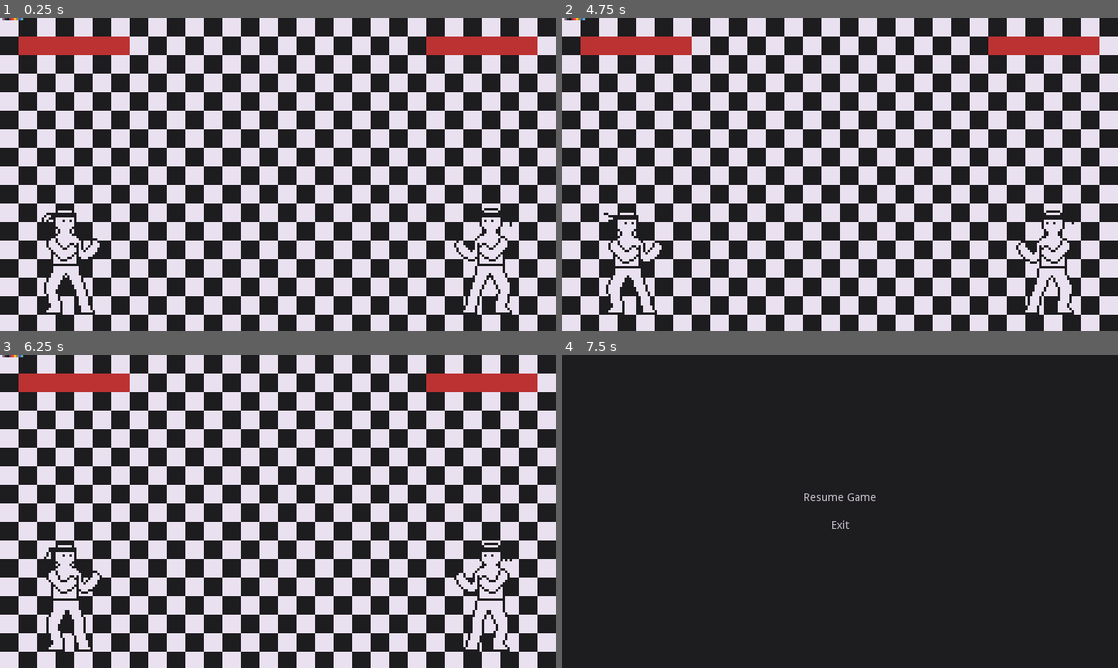
Above: before the commit, frames 1-4 (two rows, left to right).
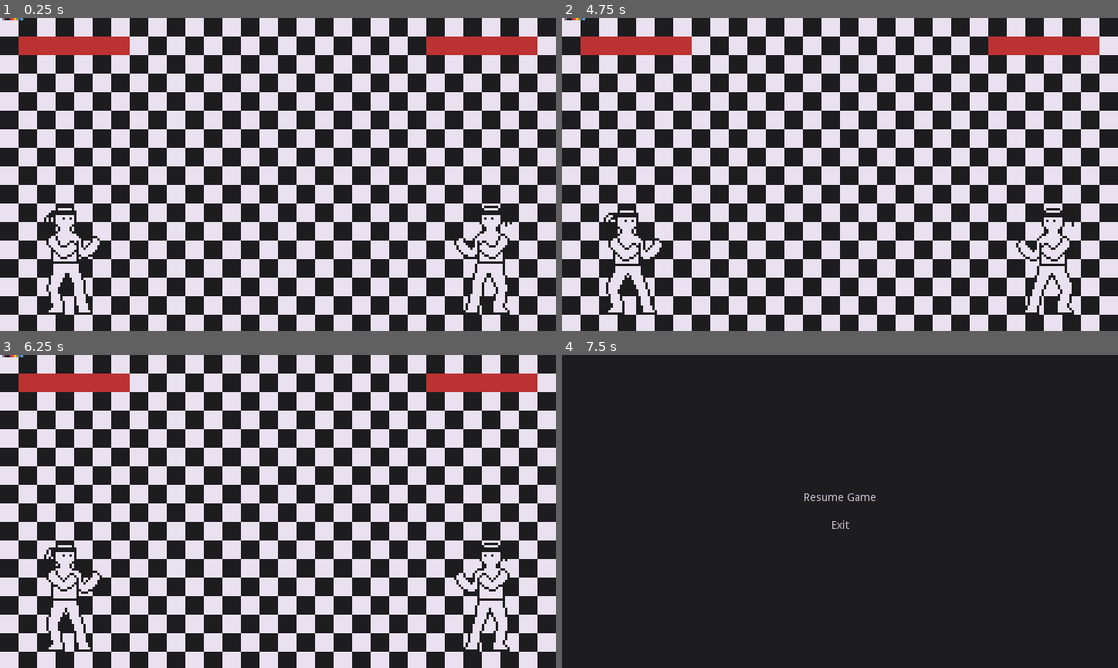
Above: after the commit, the same moments.

Repository: PixelDud/LTRO-1-Game
Game: Godot game, scene res://Scenes/main.tscn
The game is run twice, just before and just after one commit, with the same random seed, the same clock (stepped at 60 frames per second) and the same inputs.
Inputs:
- Up to frame 1 (0.25 s): no input
- Up to frame 2 (4.75 s): hold C (p1Start) 0.53-1.25 s; click "Resume Game" at 1.25 s; tap B (p2Start) at 2.1 s; click "Resume Game" at 2.75 s; hold C (p1Start) 3.53-4.25 s; click "Resume Game" at 4.25 s
- Up to frame 3 (6.25 s): tap B (p2Start) at 5.1 s; tap Enter at 5.75 s; hold C (p1Start) from 5.78 s (still down)
- Up to frame 4 (7.5 s): release C (p1Start) at 6.53 s; tap B (p2Start) at 6.6, 7.25 s; hold C (p1Start) from 7.28 s (still down)

The runs differ from the first frame. In frame 1, 1.4% of the frame differs, in the area x 7-93%, y 60-95%; in frame 2, 1.0%; in frame 3, 0.5%; in frame 4, nothing differs.

Commit message:
the first attack done minus damagestuff
look at that, down A works! awesome sauce

Diff:
--- a/Prefabs/Player.tscn
+++ b/Prefabs/Player.tscn
@@ -1,8 +1,9 @@
-[gd_scene load_steps=11 format=2]
+[gd_scene load_steps=14 format=2]
 
 [ext_resource path="res://Assets/Images/Players/lojamidle1-Sheet.png" type="Texture" id=1]
 [ext_resource path="res://Scripts/playerController.gd" type="Script" id=2]
 [ext_resource path="res://Assets/Images/Players/lowblock.png" type="Texture" id=3]
+[ext_resource path="res://Assets/Images/Players/lowkick-Sheet.png" type="Texture" id=4]
 
 [sub_resource type="RectangleShape2D" id=1]
 extents = Vector2( 9.27731, 24 )
@@ -27,7 +28,15 @@
 atlas = ExtResource( 1 )
 region = Rect2( 192, 0, 48, 48 )
 
-[sub_resource type="SpriteFrames" id=7]
+[sub_resource type="AtlasTexture" id=7]
+atlas = ExtResource( 4 )
+region = Rect2( 0, 0, 48, 48 )
+
+[sub_resource type="AtlasTexture" id=8]
+atlas = ExtResource( 4 )
+region = Rect2( 48, 0, 48, 48 )
+
+[sub_resource type="SpriteFrames" id=9]
 animations = [ {
 "frames": [ SubResource( 2 ), SubResource( 3 ), SubResource( 4 ), SubResource( 5 ), SubResource( 6 ) ],
 "loop": true,
@@ -38,6 +47,11 @@
 "loop": true,
 "name": "block",
 "speed": 5.0
+}, {
+"frames": [ SubResource( 7 ), SubResource( 8 ) ],
+"loop": true,
+"name": "lowkick",
+"speed": 4.0
 } ]
 
 [node name="Player" type="KinematicBody2D"]
@@ -48,6 +62,5 @@
 shape = SubResource( 1 )
 
 [node name="Sprite" type="AnimatedSprite" parent="."]
-frames = SubResource( 7 )
-frame = 4
+frames = SubResource( 9 )
 playing = true
--- a/Scripts/playerController.gd
+++ b/Scripts/playerController.gd
@@ -39,6 +39,7 @@
 	$Sprite.flip_h = flipSprite
 
 	getHitCheck()
+
 	movement_input()
 #	dash_input()
 	attackCheck()
@@ -54,7 +55,9 @@
 	velocity = move_and_slide(velocity, Vector2.UP)
 
 func movement_input():
-	sprite.animation = "default"
+	if canAttack:
+		sprite.animation = "default"
+
 	if Input.is_action_pressed("p" + str(playerNumber) + "Up"):
 		print("Up!")
 		attackDir = "Up"
@@ -65,7 +68,8 @@
 		velocity.x = 0
 		attackDir = "Down"
 		block = "Down"
-		sprite.animation = "block"
+		if canAttack:
+			sprite.animation = "block"
 	elif Input.is_action_pressed("p" + str(playerNumber) + "Left"):
 		print("Left!")
 		attackDir = "Left"
@@ -166,6 +170,7 @@
 		print("Right Attack!")
 		canAttack = false
 		moveSpeed = 0
+		sprite.animation = "lowkick"
 		yield(get_tree().create_timer(attackCooldown), "timeout")
 		moveSpeed = 60
 		canAttack = true
@@ -174,6 +179,7 @@
 		print("Down Attack!")
 		canAttack = false
 		moveSpeed = 0
+		sprite.animation = "lowkick"
 		yield(get_tree().create_timer(attackCooldown), "timeout")
 		moveSpeed = 60
 		canAttack = true
Binary file added: Assets/Images/Players/lowkick-Sheet.png
Not shown, added: Assets/Images/Players/lowkick-Sheet.png.import
